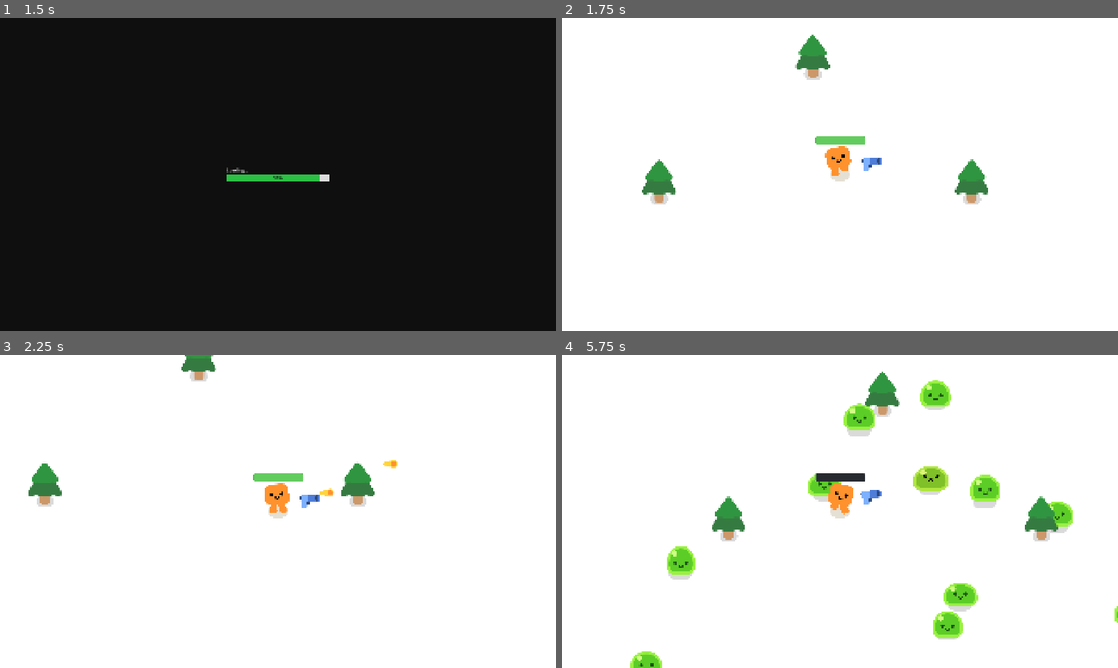
Above: before the commit, frames 1-4 (two rows, left to right).
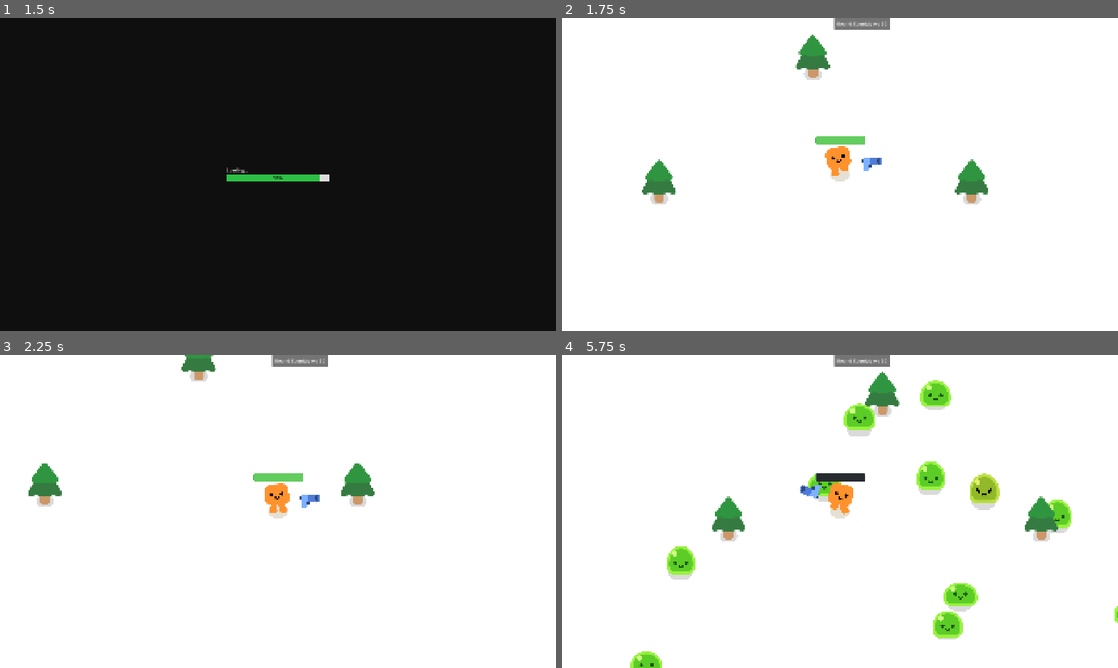
Above: after the commit, the same moments.

Repository: Gharantes/Projeto-desenvolvimento-jogo
Game: Godot game, scene res://game/main_menu/main_menu.tscn
Two runs of this game, one before a commit and one after it. Both use one fixed random seed, a clock stepped at 60 frames per second and the inputs below.
Inputs:
- Up to frame 1 (1.5 s): click "New Game" at 0.5 s; hold D (move_right) from 1.28 s (still down)
- Up to frame 2 (1.75 s): keep holding D (move_right)
- Up to frame 3 (2.25 s): release D (move_right) at 2.03 s; hold S (move_down) from 2.03 s (still down)
- Up to frame 4 (5.75 s): release S (move_down) at 2.78 s; hold D (move_right) 2.78-3.53 s; hold W (move_up) 3.53-4.28 s; hold A (move_left) from 4.28 s (still down)

Frame 1 is identical in both runs. In frame 2, 0.4% of the frame differs, in the area x 48-59%, y 0-4%; in frame 3, 0.5%; in frame 4, 1.6%, in the area x 42-92%, y 0-56%.

Commit message:
Audio + Only shoot when enemy in range + countdown (partial)

Diff:
--- a/game/game.tscn
+++ b/game/game.tscn
@@ -6,6 +6,7 @@
 [ext_resource type="PackedScene" uid="uid://ce11bxhiyk7y8" path="res://trees/pine_tree.tscn" id="2_vasa2"]
 [ext_resource type="PackedScene" uid="uid://cxguhtibeeqqi" path="res://game/game_over_screen/game_over_screen.tscn" id="3_dxrkv"]
 [ext_resource type="PackedScene" uid="uid://cqughp7ro5w3" path="res://game/settings_menu/settings_menu.tscn" id="4_dakft"]
+[ext_resource type="PackedScene" uid="uid://gvejiimw4qd0" path="res://game/ui/round_countdown/round_countdown.tscn" id="5_u5opy"]
 
 [sub_resource type="Curve2D" id="Curve2D_dxrkv"]
 _data = {
@@ -30,6 +31,8 @@
 [node name="SettingsMenu" parent="CanvasLayer" unique_id=807785419 instance=ExtResource("4_dakft")]
 unique_name_in_owner = true
 visible = false
+
+[node name="RoundCountdown" parent="CanvasLayer" unique_id=523677653 instance=ExtResource("5_u5opy")]
 
 [node name="GameBg" type="CanvasLayer" parent="." unique_id=489855572]
 layer = -1
--- /dev/null
+++ b/game/ui/round_countdown/round_countdown.tscn
@@ -0,0 +1,25 @@
+[gd_scene format=3 uid="uid://gvejiimw4qd0"]
+
+[node name="RoundCountdown" type="Control" unique_id=523677653]
+layout_mode = 3
+anchors_preset = 5
+anchor_left = 0.5
+anchor_right = 0.5
+offset_left = -20.0
+offset_right = 20.0
+offset_bottom = 40.0
+grow_horizontal = 2
+
+[node name="PanelContainer" type="PanelContainer" parent="." unique_id=1812794336]
+layout_mode = 0
+offset_right = 40.0
+offset_bottom = 40.0
+
+[node name="MarginContainer" type="MarginContainer" parent="PanelContainer" unique_id=1762692803]
+layout_mode = 2
+theme_override_constants/margin_left = 10
+theme_override_constants/margin_right = 10
+
+[node name="Label" type="Label" parent="PanelContainer/MarginContainer" unique_id=598237797]
+layout_mode = 2
+text = "Round Countdown: 30"
--- a/pistol/gun.gd
+++ b/pistol/gun.gd
@@ -1,10 +1,17 @@
 extends Area2D
+
+@onready var sfx_attack: AudioStreamPlayer2D = $sfx_attack
+
+var is_enemy_in_range = false
 
 func _physics_process(delta: float) -> void:
 	var enemies_in_range = get_overlapping_bodies()
 	if enemies_in_range.size() > 0:
+		is_enemy_in_range = true
 		var target_enemy = enemies_in_range.front()
 		look_at(target_enemy.global_position)
+	else:
+		is_enemy_in_range = false
 
 func shoot():
 	const BULLET = preload("res://pistol/bullet.tscn")
@@ -12,8 +19,8 @@
 	new_bullet.global_position = %ShootingPoint.global_position
 	new_bullet.global_rotation = %ShootingPoint.global_rotation
 	%ShootingPoint.add_child(new_bullet)
-
+	sfx_attack.play()
 
 func _on_timer_timeout() -> void:
-	shoot()
-	pass
+	if is_enemy_in_range:
+		shoot()
--- a/pistol/gun.tscn
+++ b/pistol/gun.tscn
@@ -2,6 +2,7 @@
 
 [ext_resource type="Script" uid="uid://2qjgma65pcsu" path="res://pistol/gun.gd" id="1_b7uwb"]
 [ext_resource type="Texture2D" uid="uid://coon1w77o334i" path="res://pistol/pistol.png" id="1_kmld4"]
+[ext_resource type="AudioStream" uid="uid://b4ggdavda3yv4" path="res://assets/sounds/cancel_4.wav" id="3_donny"]
 
 [sub_resource type="CircleShape2D" id="CircleShape2D_b7uwb"]
 radius = 378.0476
@@ -28,4 +29,7 @@
 wait_time = 0.3
 autostart = true
 
+[node name="sfx_attack" type="AudioStreamPlayer2D" parent="." unique_id=1292240246]
+stream = ExtResource("3_donny")
+
 [connection signal="timeout" from="Timer" to="." method="_on_timer_timeout"]
Not shown, added: assets/sounds/cancel_4.wav.import
Not shown, added: assets/sounds/hit 1 fast attack.wav.import
Not shown, added: assets/sounds/cancel_4.wav
Not shown, added: assets/sounds/hit 1 fast attack.wav
